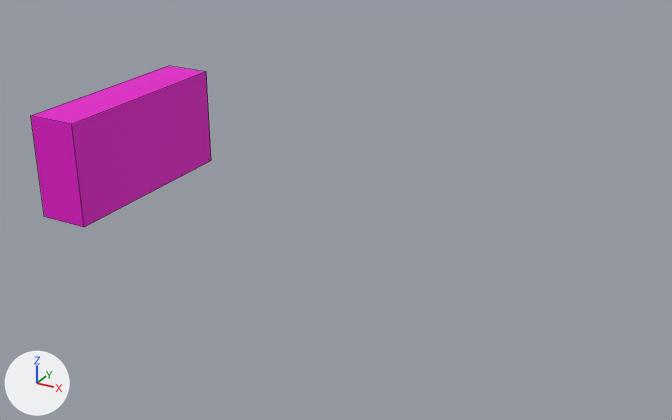
One commit to the FBX model PinballProjekt/PinballProjekt/Content/Trigger.fbx: the scene before it, then after it.
One viewpoint serves both versions: a 50 mm lens placed at (0.608, -0.676, 0.312), pointed at (0.239, -0.005, -0.024). The lights are fixed; the arrows at lower left show +X, +Y and +Z. Mesh edges are drawn as thin lines. Where no turn or scale is listed for an object, it has been applied to the vertices.
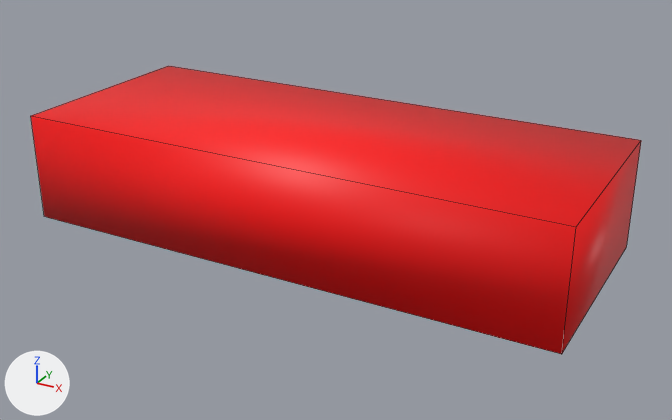
The newer file is also rescaled (x0.2), turned or shifted as a whole; pictures and numbers use the older file's frame.

Changed parts and their boxes [x1, y1, x2, y2] in the pictures (672 x 420 px; the box of a moved part takes in the faces that stretch with it):
```json
{"object": "Cube", "change": "reshaped", "before": [31, 66, 211, 227], "after": [31, 66, 641, 354], "on screen": "238% wider, 78% taller"}
{"part": 1, "of": "me_cube", "change": "moved or reshaped", "before": [31, 66, 211, 227], "after": [31, 66, 641, 354]}
```

The change, as JSON lines over the scene's bpy script:
```json
{"op": "add", "block": "mat_mat_1", "code": ["mat_mat_1 = principled_material('Mat.1')", "mat_mat_1.base_color = (1.0, 0.0, 0.0)  # red #ff0000"]}
{"block": "me_cube", "where": "# used by ob_cube; location = (0.0, 0.0, 0.0)"}
{"op": "remove", "block": "me_cube", "code": "me_cube.from_pydata(...)  # 8 vertices, 6 faces; spans x -0.025..0.025, y -0.1..0.1, z -0.05..0.05"}
{"op": "remove", "block": "me_cube", "code": "me_cube.materials.append(mat_material)  # pink #e700cd"}
{"op": "add", "block": "me_cube", "code": "me_cube.from_pydata(...)  # 8 vertices, 6 faces; spans x -0.025..0.475, y -0.1..0.1, z -0.05..0.05"}
{"block": "me_cube", "change": "me_cube part 1"}
{"block": "me_cube", "change": "4 vertices are removed from x 0.025, y -0.1..0.1, z -0.05..0.05"}
{"block": "me_cube", "change": "5 faces are deleted"}
{"block": "me_cube", "change": "4 vertices are added at (0.475, -0.1, -0.05), (0.475, 0.1, -0.05), (0.475, -0.1, 0.05), (0.475, 0.1, 0.05)"}
{"block": "me_cube", "change": "5 new faces join them"}
{"block": "me_cube", "change": "me_cube part 2: the surface is now shaded smooth"}
{"op": "add", "block": "me_cube", "code": "me_cube.materials.append(mat_mat_1)  # red #ff0000"}
```
